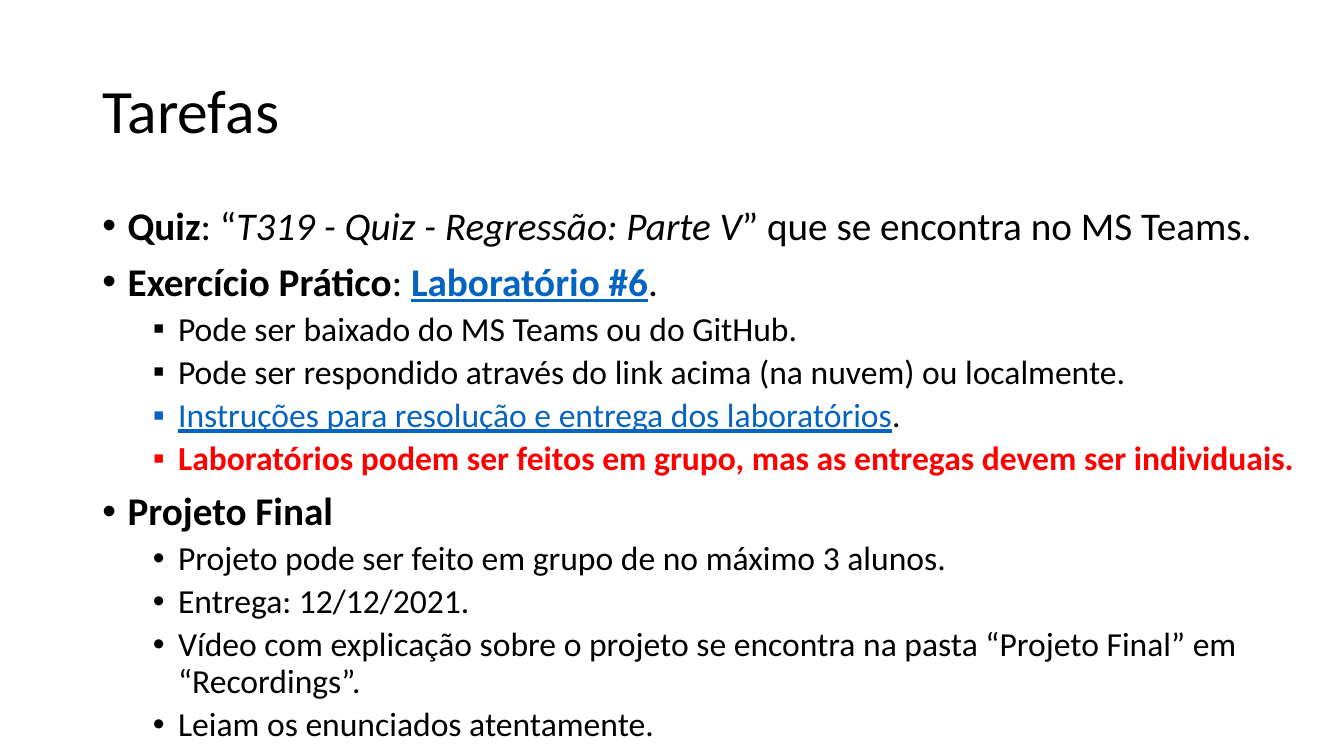
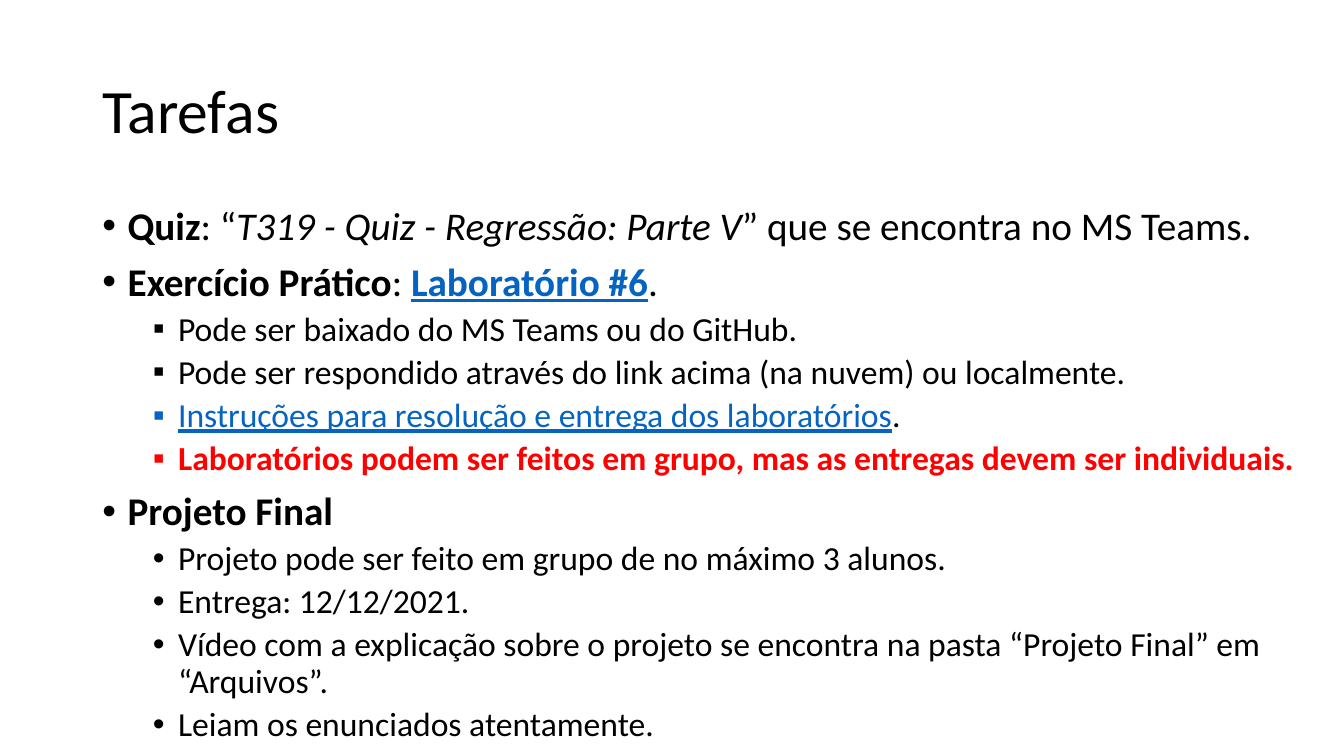
Before and after one commit to zz4fap/t319_aprendizado_de_maquina, a slide deck: slide 13 of slides/T319_Regressão_Linear (Parte V).pptx. Drawn at 1344x756 pixels with LibreOffice and Linux fonts; fonts in the diff are those of the drawing. Boxes give left, top, right and bottom in pixels: in the first picture for what was removed or moved away, otherwise in the second. Text is boxed around its words. In the diff, an @@ line names an element or a change of style, - is before the commit and + after.

```diff
--- a/slides/T319_Regressão_Linear (Parte V).pptx
+++ b/slides/T319_Regressão_Linear (Parte V).pptx
@@ text at bbox=[178, 632, 1260, 699]: text changed @@
-  • Vídeo com explicação sobre o projeto se encontra na pasta “Projeto Final” em “Recordings”.
+  • Vídeo com a explicação sobre o projeto se encontra na pasta “Projeto Final” em “Arquivos”.
```
Also in this commit, not shown: 1 other file.
